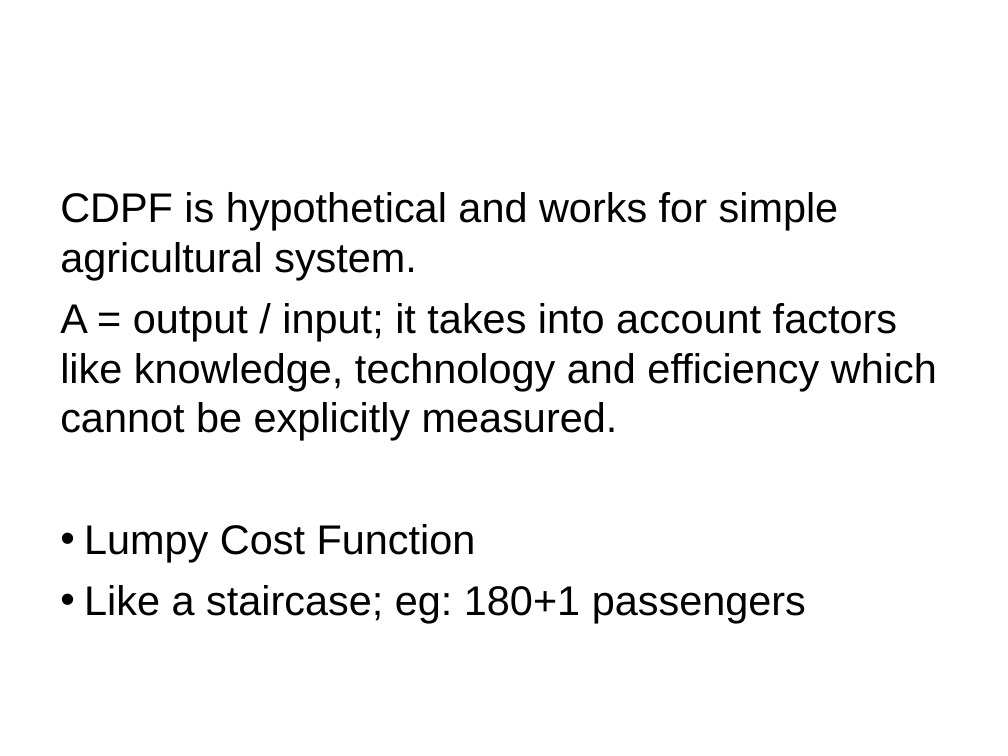
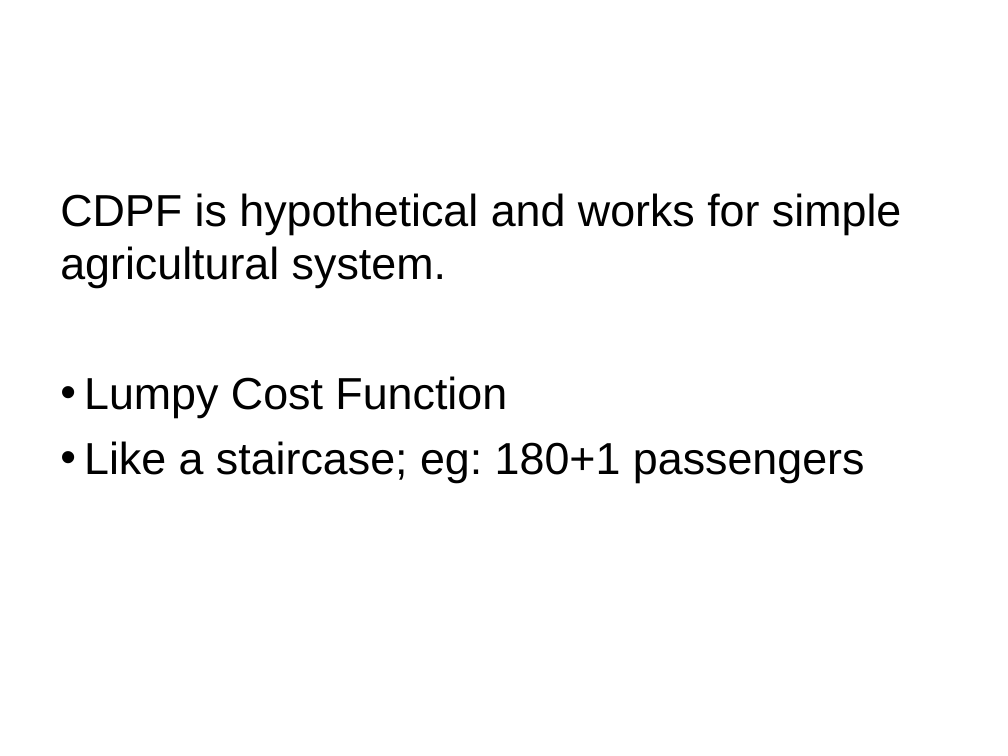
Before and after one commit to kautukraj/MacroEcon, a slide deck: slide 4 of lecture5.ppt. Drawn at 1008x756 pixels with LibreOffice and Linux fonts; fonts in the diff are those of the drawing; background and template pictures are left out. Boxes give left, top, right and bottom in pixels: in the first picture for what was removed or moved away, otherwise in the second. Text is boxed around its words. In the diff, an @@ line names an element or a change of style, - is before the commit and + after.

```diff
--- a/lecture5.ppt
+++ b/lecture5.ppt
@@ text "CDPF is hypothetical and works ..." at <box>60,193,901,483</box>: size 29.6 to 32 pt @@
@@ text at <box>60,303,937,440</box>: paragraph removed @@
-A = output / input; it takes into account factors like knowledge, technology and efficiency which cannot be explicitly measured.
```
Also in this commit, not shown: 4 other slides changed, 14 other files.
